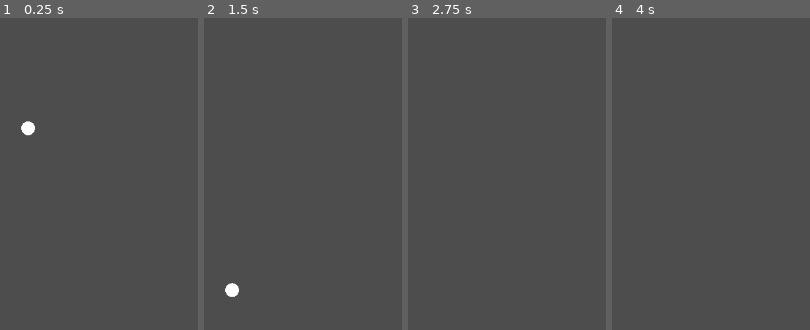
Above: before the commit, frames 1-4 (left to right).
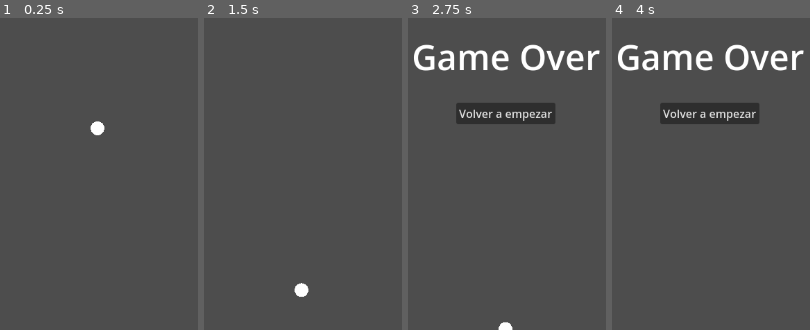
Above: after the commit, the same moments.

Repository: benjaNygit/Godot-ball-jump
Game: Godot game, scene res://Scenes/main.tscn
The game is run twice, just before and just after one commit, with the same random seed, the same clock (stepped at 60 frames per second) and the same inputs. The project has no main scene, so this scene is started directly.
Inputs (mouse positions are in pixels of both pictures, inside the frame that each line leads up to):
- Up to frame 1 (0.25 s): no input
- Up to frame 2 (1.5 s): tap Space (Jump) at 0.77 s
- Up to frame 3 (2.75 s): tap Space (Jump) at 1.52 s
- Up to frame 4 (4 s): click (709, 111) at 2.75 s, where only the run after the commit has a clickable "Volver a empezar"; tap Space (Jump) at 3.77 s

The runs differ from the first frame. In frame 1, 0.5% of the frame differs, in the area x 10-54%, y 33-38%; in frame 2, 0.5%; in frame 3, 6.3%, in the area x 3-97%, y 8-100%; in frame 4, 6.2%.

Commit message:
Game Over funcional

Diff:
--- a/Scenes/main.tscn
+++ b/Scenes/main.tscn
@@ -9,12 +9,15 @@
 [sub_resource type="RectangleShape2D" id="RectangleShape2D_6cklk"]
 size = Vector2(189, 20)
 
-[node name="Main" type="Node2D"]
+[node name="Main" type="Node2D" node_paths=PackedStringArray("start_point")]
 script = ExtResource("1_2wh22")
+start_point = NodePath("Start Point")
 
 [node name="Main Camera" type="Camera2D" parent="."]
 
 [node name="Player" parent="." instance=ExtResource("1_3mhav")]
+
+[node name="Start Point" type="Marker2D" parent="."]
 position = Vector2(-100, 0)
 
 [node name="Pause Menu" type="Control" parent="."]
@@ -59,6 +62,54 @@
 grow_vertical = 2
 text = "Continuar"
 
+[node name="Game Over Menu" type="Control" parent="."]
+process_mode = 2
+visible = false
+layout_mode = 3
+anchors_preset = 8
+anchor_left = 0.5
+anchor_top = 0.5
+anchor_right = 0.5
+anchor_bottom = 0.5
+offset_left = -20.0
+offset_top = -183.0
+offset_right = 20.0
+offset_bottom = 205.0
+grow_horizontal = 2
+grow_vertical = 2
+size_flags_vertical = 0
+
+[node name="Label" type="Label" parent="Game Over Menu"]
+layout_mode = 1
+anchors_preset = 8
+anchor_left = 0.5
+anchor_top = 0.5
+anchor_right = 0.5
+anchor_bottom = 0.5
+offset_left = -43.0
+offset_top = -116.0
+offset_right = 44.0
+offset_bottom = 13.0
+grow_horizontal = 2
+grow_vertical = 2
+theme_override_font_sizes/font_size = 50
+text = "Game Over"
+
+[node name="Button" type="Button" parent="Game Over Menu"]
+layout_mode = 1
+anchors_preset = 8
+anchor_left = 0.5
+anchor_top = 0.5
+anchor_right = 0.5
+anchor_bottom = 0.5
+offset_left = -4.0
+offset_top = -4.0
+offset_right = 4.0
+offset_bottom = 4.0
+grow_horizontal = 2
+grow_vertical = 2
+text = "Volver a empezar"
+
 [node name="Limit Superior" type="StaticBody2D" parent="."]
 
 [node name="CollisionShape2D" type="CollisionShape2D" parent="Limit Superior"]
@@ -73,3 +124,5 @@
 debug_color = Color(0.941176, 0, 0, 0.419608)
 
 [connection signal="pressed" from="Pause Menu/Button" to="." method="unpause"]
+[connection signal="pressed" from="Game Over Menu/Button" to="." method="start_game"]
+[connection signal="body_entered" from="Kill Zone" to="." method="_on_kill_zone_body_entered"]
--- a/Scripts/GameController.gd
+++ b/Scripts/GameController.gd
@@ -1,4 +1,6 @@
 extends Node2D
+
+@export var start_point : Marker2D
 
 # Pausar el juego
 func _input(event):
@@ -14,3 +16,15 @@
 func unpause():
 	$"Pause Menu".hide()
 	get_tree().paused = false
+
+
+func _on_kill_zone_body_entered(body):
+	get_tree().paused = true
+	$"Game Over Menu".show()
+
+func start_game():
+	$"Game Over Menu".hide()
+	$"Pause Menu".hide()
+	get_tree().paused = false
+	$Player.position = start_point.position
+	$Player.velocity.y = 0
